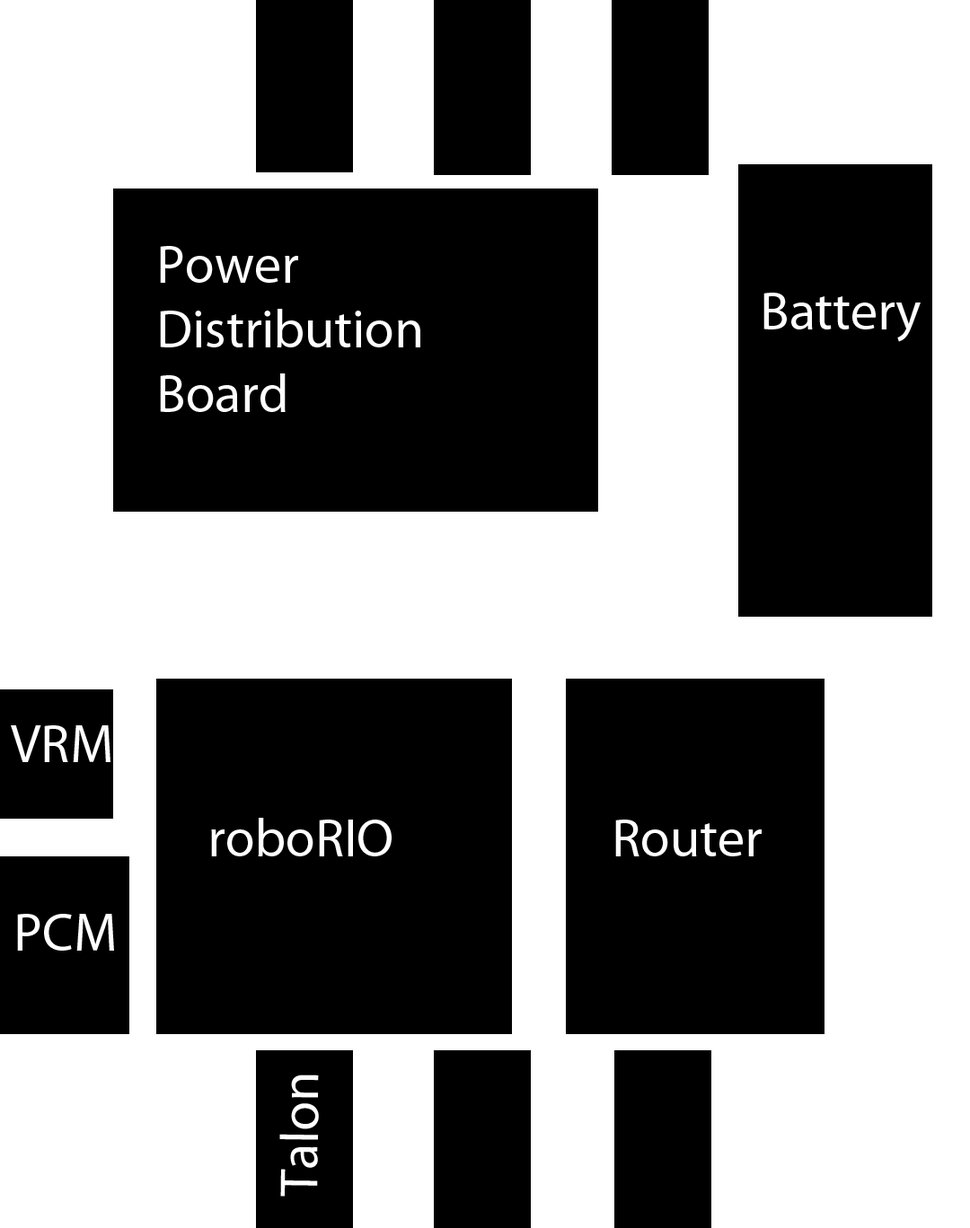
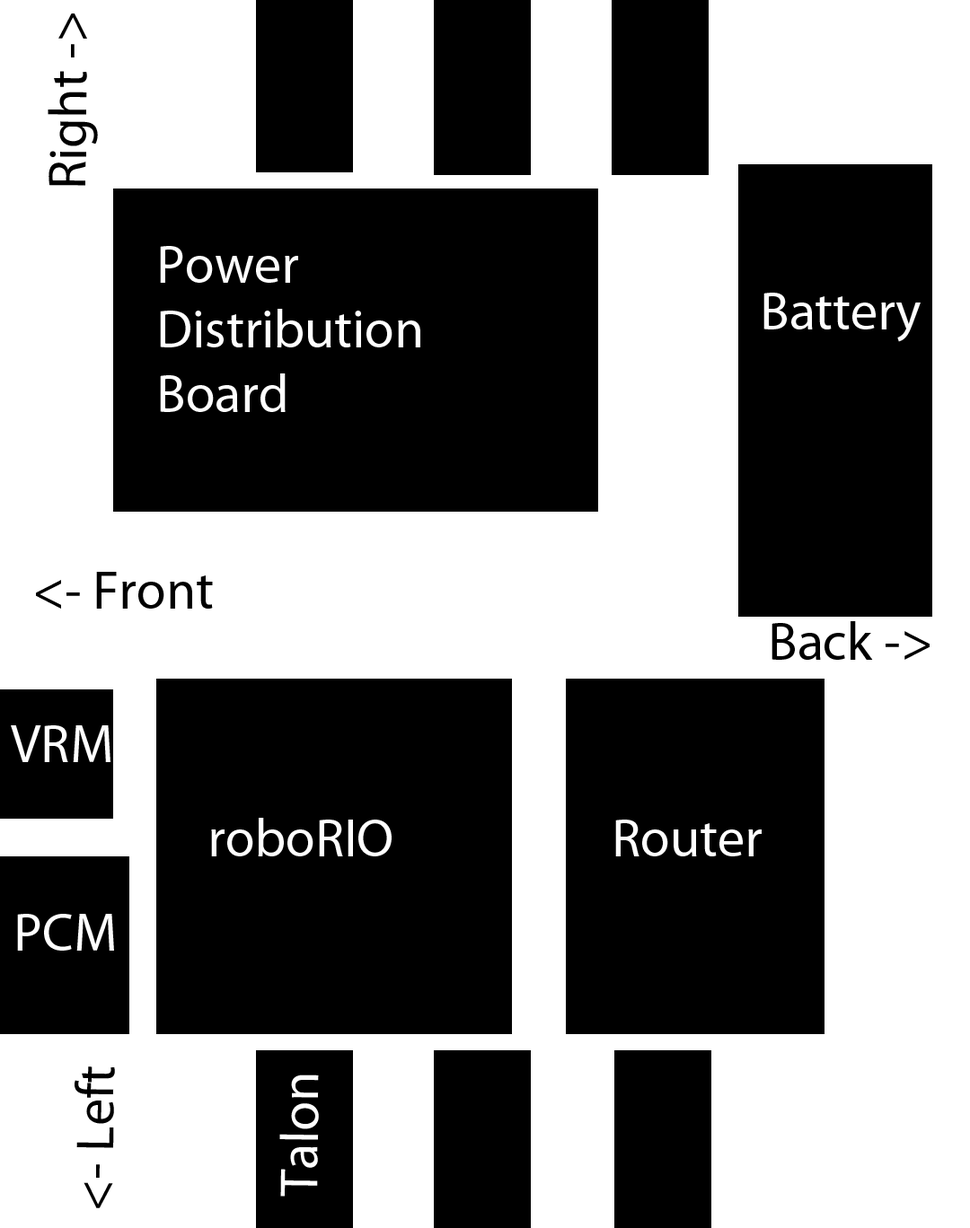
Layers edited between the first and the second (970, 1228) image:
added layer "Back ->" above "<- Left" over [771, 621, 930, 661]
added layer "<- Left" above "Right ->" over [74, 1066, 115, 1209]
added layer "Right ->" above "PCM" over [47, 13, 98, 186]
added layer "<- Front" above "Talon" over [35, 572, 213, 609]
